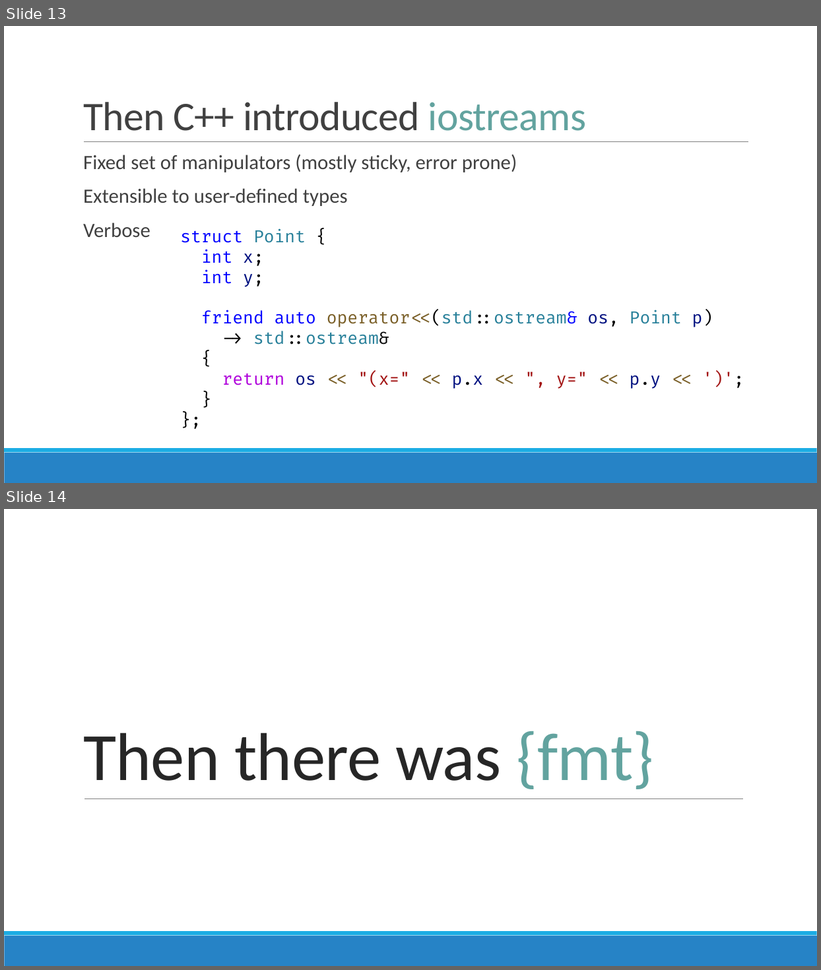
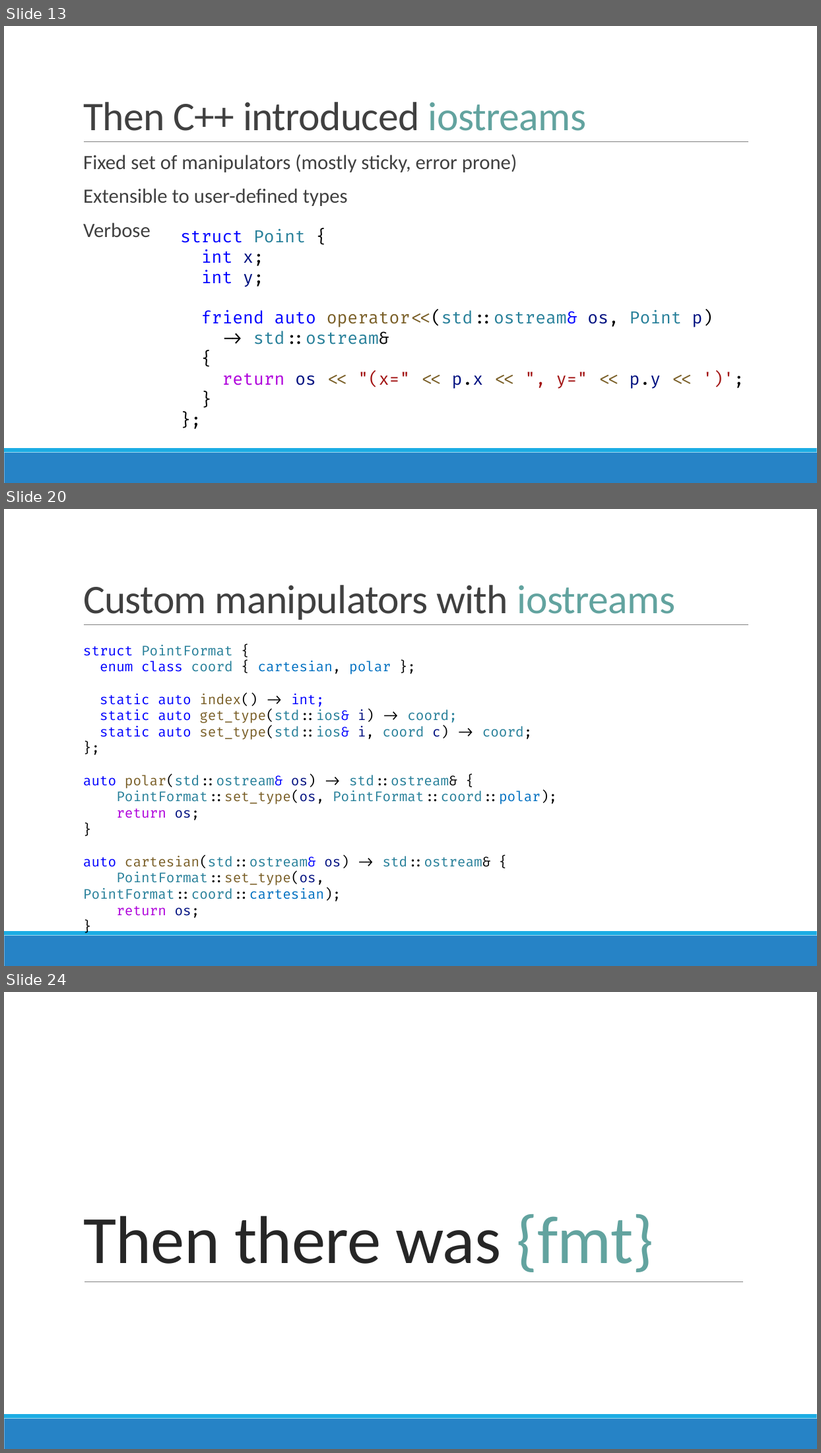
Before and after one commit to brevzin/cpp_proposals, a slide deck: talks/202209_cppcon/The Surprising Complexity of Formatting Ranges.pptx. Shown one above the other, each under a label of ours: slides 13 and 14 before the commit, slides 13, 20 and 24 after it; the slides between them are not shown. The pictures are 821x970 and 821x1453 pixels, drawn with LibreOffice and Linux fonts; fonts in the diff are those of the drawing. Boxes give left, top, right and bottom in pixels: in the first picture for what was removed or moved away, otherwise in the second. Text is boxed around its words. In the diff, an @@ line names an element or a change of style, - is before the commit and + after.

```diff
--- a/talks/202209_cppcon/The Surprising Complexity of Formatting Ranges.pptx
+++ b/talks/202209_cppcon/The Surprising Complexity of Formatting Ranges.pptx
@@ slide 20 added at (x1=4, y1=509, x2=817, y2=966), background #FFFFFF; not listed: 3 template elements that a slide beside it also shows @@
@@ title added at (x1=83, y1=585, x2=676, y2=620), 48 pt, text #404040 @@
+Custom manipulators with iostreams
@@ text added at (x1=83, y1=644, x2=557, y2=918), 16 pt, text #267F99 @@
+struct PointFormat {
+enum class coord { cartesian, polar };
+static auto index() -> int;
+static auto get_type(std::ios& i) -> coord;
+static auto set_type(std::ios& i, coord c) -> coord;
+};
+auto polar(std::ostream& os) -> std::ostream& {
+PointFormat::set_type(os, PointFormat::coord::polar);
+return os;
+}
+auto cartesian(std::ostream& os) -> std::ostream& {
+PointFormat::set_type(os, PointFormat::coord::cartesian);
+return os;
+}
@@ what was slide 14 is now slide 24 @@
```
Also in this commit, not shown: 3 slides changed, 10 other slides added.
